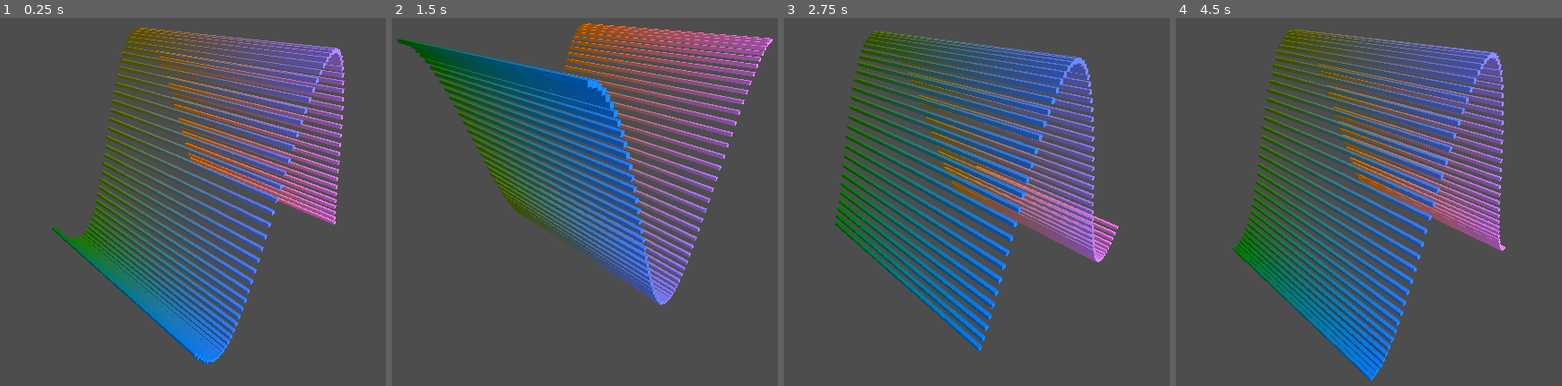
Above: before the commit, frames 1-4 (left to right).
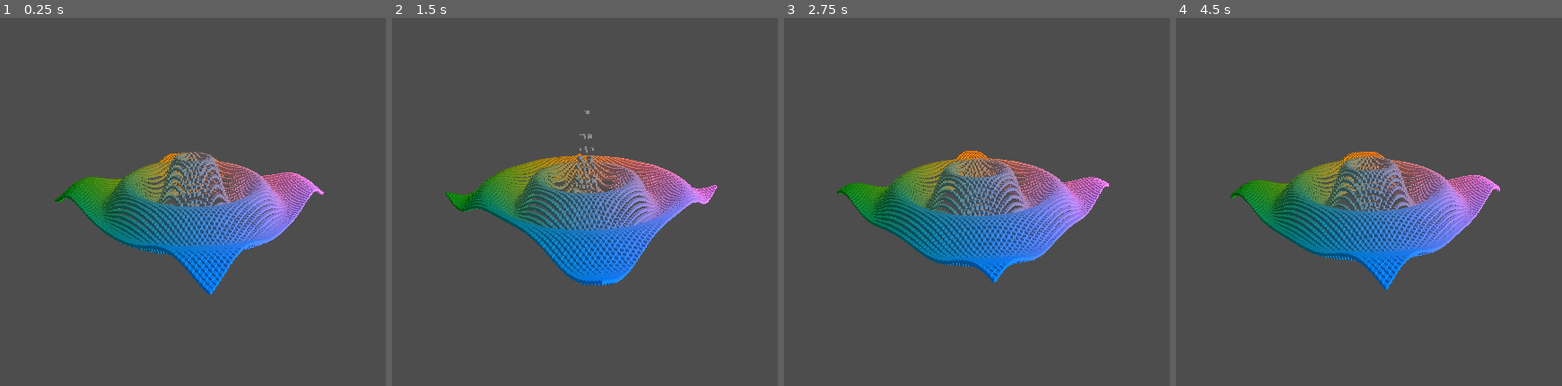
Above: after the commit, the same moments.

Repository: lcrol77/godot-coding-challenges
Game: Godot game, scene res://graph.tscn
Same seed, same stepped clock (60 frames per second), same inputs: the game is played once before the commit and once after it.
Inputs:
- Up to frame 1 (0.25 s): no input
- Up to frame 2 (1.5 s): no input
- Up to frame 3 (2.75 s): no input
- Up to frame 4 (4.5 s): no input

The runs differ from the first frame. In frame 1, 32% of the frame differs, in the area x 13-90%, y 2-94%; in frame 2, 31%; in frame 3, 31%; in frame 4, 33%, in the area x 13-86%, y 3-99%.

Commit message:
implement z axis

Diff:
--- a/graph/function_library.gd
+++ b/graph/function_library.gd
@@ -5,15 +5,17 @@
 var functions: Array[Callable] = [wave, multi_wave, ripple]
 
 func wave(x: float, z: float, t: float) -> float:
-	return sin(PI * (x + t))
+	return sin(PI * (x + z + t))
 
 func multi_wave(x: float, z: float, t: float) -> float:
 	var y := sin(PI * (x + 0.5*t))
-	y += sin(2 * PI *(x+t)) * 0.5
-	return y * (2.0/3.0)
+	y += sin(2 * PI *(z+t)) * 0.5
+	y += sin(PI * (x +z + 0.25 * t))
+
+	return y * (1.0/2.5)
 
 func ripple(x: float, z: float, t: float) -> float:
-	var d = abs(x)
+	var d = sqrt(x * x + z * z)
 	var y = sin(PI*(4*d-t))
 	return y / (1 + 10 * d)
 
--- a/graph/graph.tscn
+++ b/graph/graph.tscn
@@ -15,15 +15,16 @@
 ambient_light_energy = 0.35
 
 [node name="Graph" type="Node3D" node_paths=PackedStringArray("points_container")]
-transform = Transform3D(0.906308, 0, 0.422618, 0, 1, 0, -0.422618, 0, 0.906308, 0, 0, 0)
+transform = Transform3D(1, 0, 0, 0, 1, 0, 0, 0, 1, 0, 0, 0)
 script = ExtResource("1_41hjn")
 point_prefab = ExtResource("2_2637j")
 points_container = NodePath("Points")
+function = 2
 resolution = 70
 
 [node name="Camera3D" type="Camera3D" parent="."]
-transform = Transform3D(0.336238, 0.470235, -0.81598, 0, 0.866426, 0.499306, 0.941777, -0.167886, 0.291325, -2.6843, 1.3262, 0.958363)
-fov = 60.0
+transform = Transform3D(0.656752, 0.293113, -0.694808, 0, 0.921368, 0.388689, 0.754104, -0.255273, 0.605111, -2.04249, 1.14261, 1.77881)
+fov = 71.1622
 size = 2.0
 
 [node name="WorldEnvironment" type="WorldEnvironment" parent="."]
